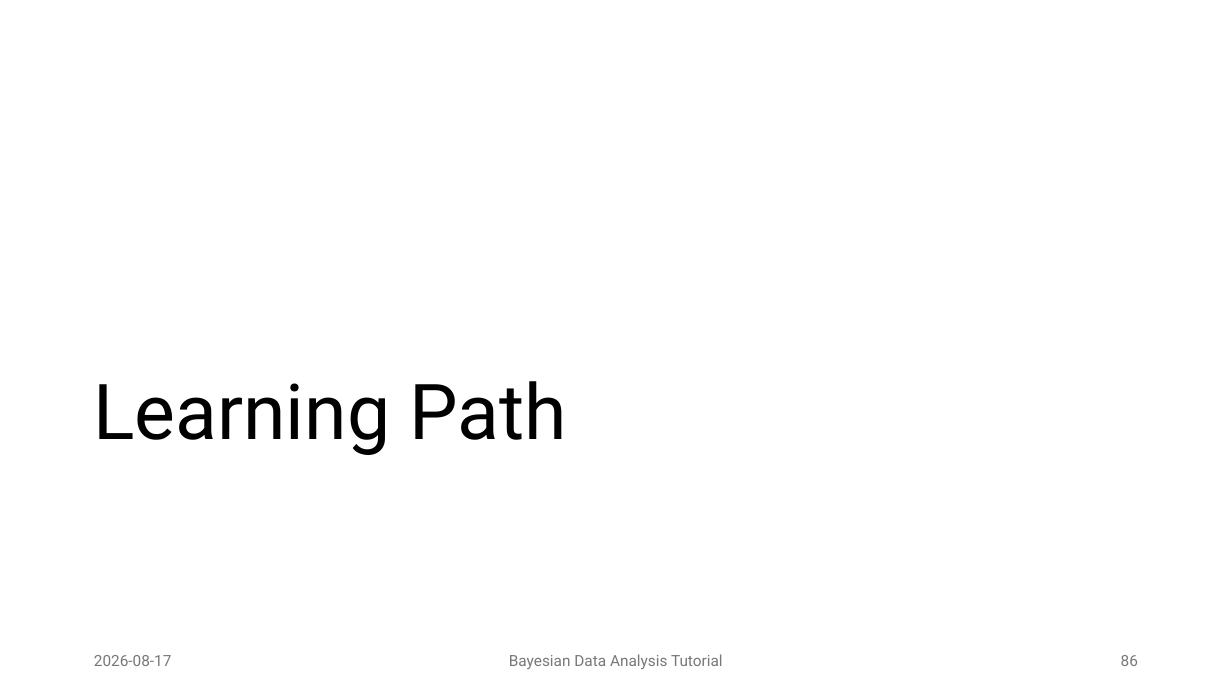
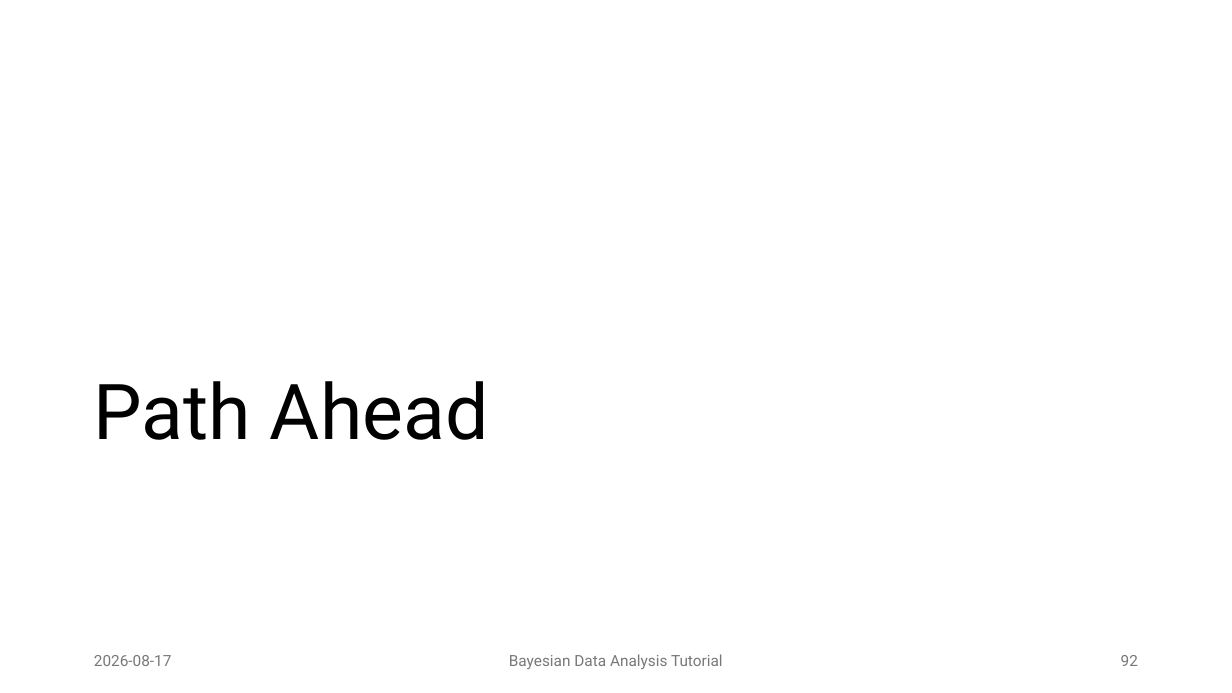
Before and after one commit to JulianFrattini/bda-intro, a slide deck: slide 92 of slides/presentations/2026-08-17-tutorial-reconf.pptx (slide 86 before the commit). Drawn at 1232x693 pixels with LibreOffice and Linux fonts; fonts in the diff are those of the drawing; background and template pictures are left out. Boxes give left, top, right and bottom in pixels: in the first picture for what was removed or moved away, otherwise in the second. Text is boxed around its words. In the diff, an @@ line names an element or a change of style, - is before the commit and + after.

```diff
--- a/slides/presentations/2026-08-17-tutorial-reconf.pptx
+++ b/slides/presentations/2026-08-17-tutorial-reconf.pptx
@@ title at box(93, 381, 489, 440): text changed @@
-Learning Path
+Path Ahead
@@ page number at box(1121, 655, 1138, 666): text changed @@
-86
+92
```
Also in this commit, not shown: 13 other slides changed, 9 slides added.
